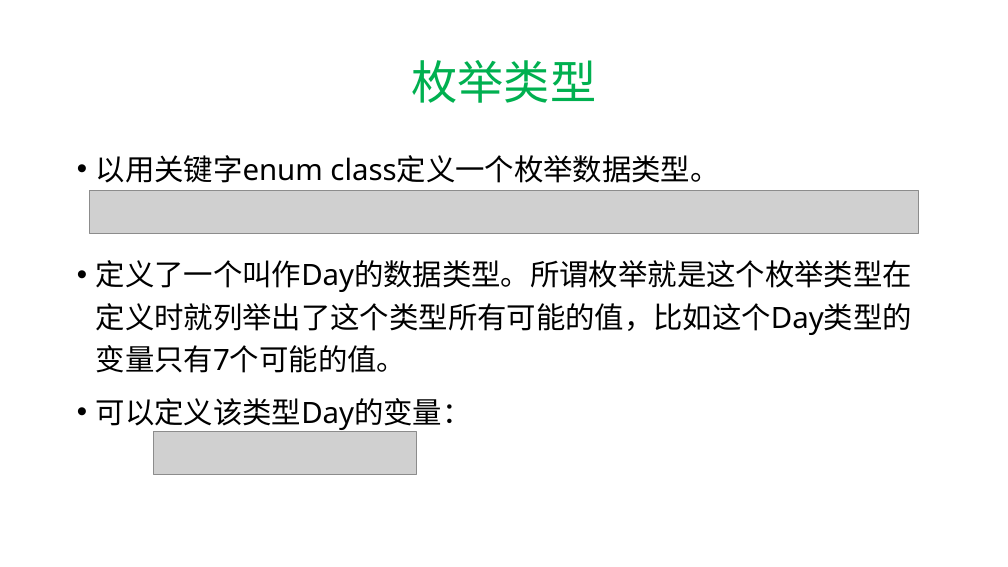
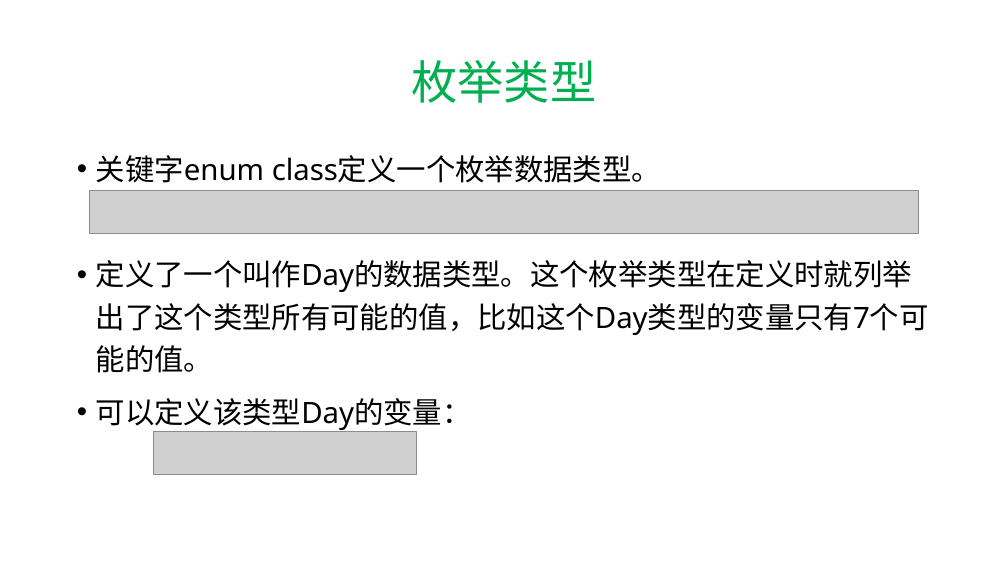
Before and after one commit to hwdong-net/cplusplus17, a slide deck: slide 59 of ppt/2 变量和类型.pptx (slide 58 before the commit). Drawn at 1008x567 pixels with LibreOffice and Linux fonts; fonts in the diff are those of the drawing; grey boxes stand for pictures. Boxes give left, top, right and bottom in pixels: in the first picture for what was removed or moved away, otherwise in the second. Text is boxed around its words. In the diff, an @@ line names an element or a change of style, - is before the commit and + after.

```diff
--- a/ppt/2 变量和类型.pptx
+++ b/ppt/2 变量和类型.pptx
@@ text at (96, 155, 929, 373): text changed @@
-• 以用关键字enum class定义一个枚举数据类型。
-• 定义了一个叫作Day的数据类型。所谓枚举就是这个枚举类型在定义时就列举出了这个类型所有可能的值，比如这个Day类型的变量只有7个可能的值。
+• 关键字enum class定义一个枚举数据类型。
+• 定义了一个叫作Day的数据类型。这个枚举类型在定义时就列举出了这个类型所有可能的值，比如这个Day类型的变量只有7个可能的值。
```
Also in this commit, not shown: 10 other slides changed, 1 slide added.
